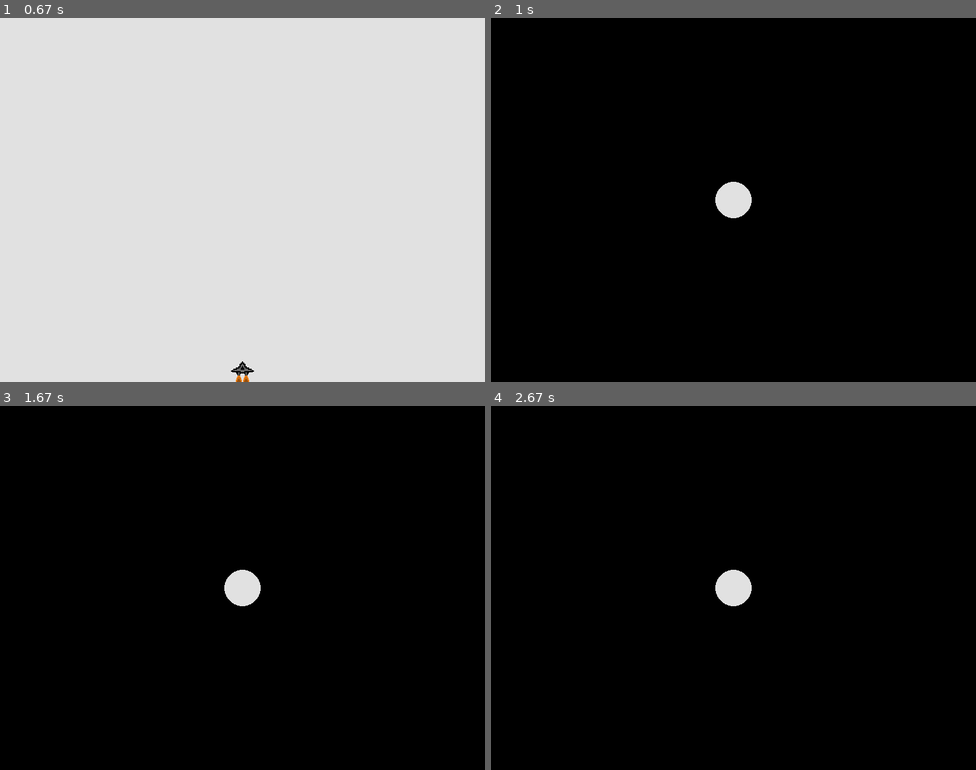
Above: before the commit, frames 1-4 (two rows, left to right).
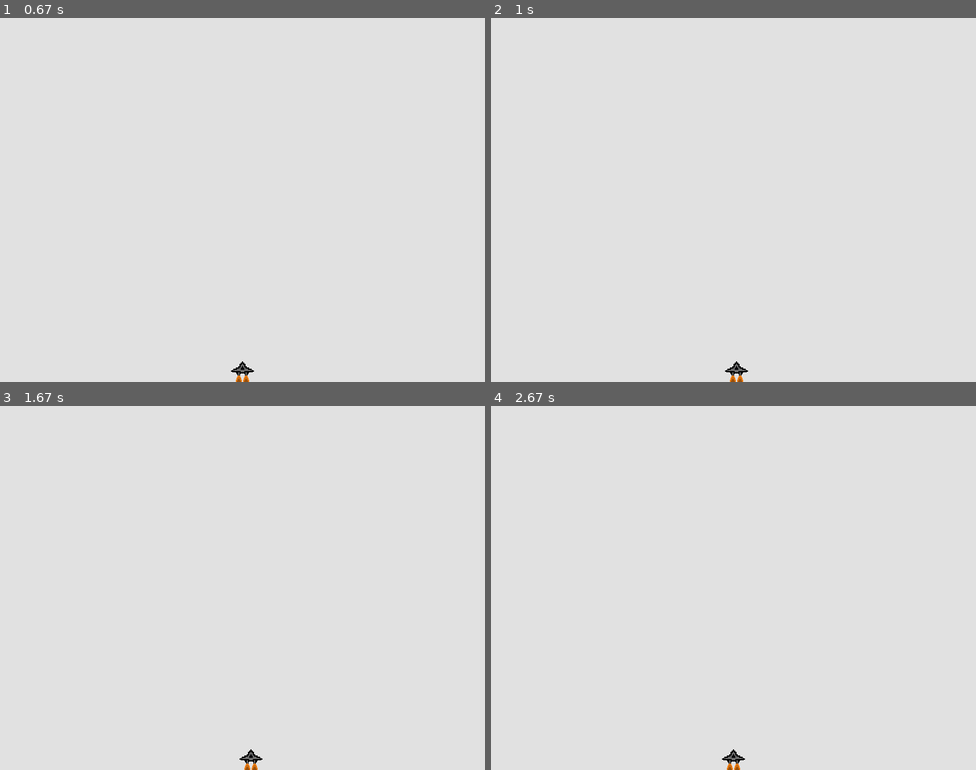
Above: after the commit, the same moments.

Repository: MarcoHerreraG/SpaceInvadersPROY
Game: pygame game, started from src/pygameApp.py
Two runs of this game, one before a commit and one after it. Both use one fixed random seed, a clock stepped at 60 frames per second and the inputs below.
Inputs:
- Up to frame 1 (0.67 s): tap Enter at 0.33 s
- Up to frame 2 (1 s): hold D from 0.67 s (still down)
- Up to frame 3 (1.67 s): release D at 1.13 s; hold D 1.17-1.63 s
- Up to frame 4 (2.67 s): hold A 1.67-2.2 s; hold A 2.23-2.63 s

Frame 1 is identical in both runs. In frame 2, 99% of the frame differs, in the area x 0-100%, y 0-100%; in frame 3, 99%; in frame 4, 99%.

Commit message:
Se añadió el movimiento de la nave principal y eliminó el cambio de escena de play_scene.

Diff:
--- a/src/Play_Scene.py
+++ b/src/Play_Scene.py
@@ -17,11 +17,20 @@
 
     def process_events(self, event):
         if event.type == pygame.KEYDOWN:
-            self.app.change_scene('intro')
-            print('', pygame.key)
+            if event.key == pygame.K_x:
+                pass
+            elif event.key == pygame.K_a:
+                self.ship.move_left = True
+            elif event.key == pygame.K_d:
+                self.ship.move_right = True
+        if event.type == pygame.KEYUP:
+            if event.key == pygame.K_a:
+                self.ship.move_left = False
+            elif event.key == pygame.K_d:
+                self.ship.move_right = False
 
     def update(self):
-        pass
+        self.ship.update()
 
     def draw(self):
         self.screen.fill((225, 225, 225))
--- a/src/ship.py
+++ b/src/ship.py
@@ -7,10 +7,17 @@
         self.image = pygame.image.load("Assets/Image/Ship.png")
         self.rect = self.image.get_rect()
         self.rect.midbottom = self.screen_rect.midbottom
-        self.speed = 0.15
+        self.speed = 0.25
         self.x = float(self.rect.x)
         self.move_right = False
         self.move_left = False
 
     def draw(self):
         self.screen.blit(self.image, self.rect)
+
+    def update(self):
+        if self.move_right and self.rect.x + self.rect.width - 15 < self.screen_rect.width:
+            self.x += self.speed
+        elif self.move_left and self.rect.x + 15 > 0:
+            self.x -= self.speed
+        self.rect.x = self.x
